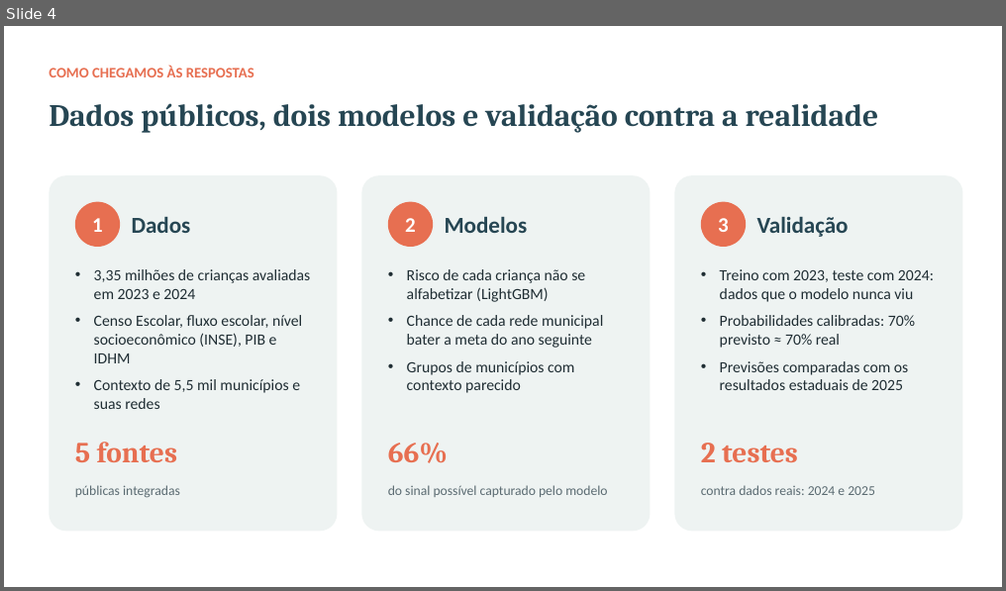
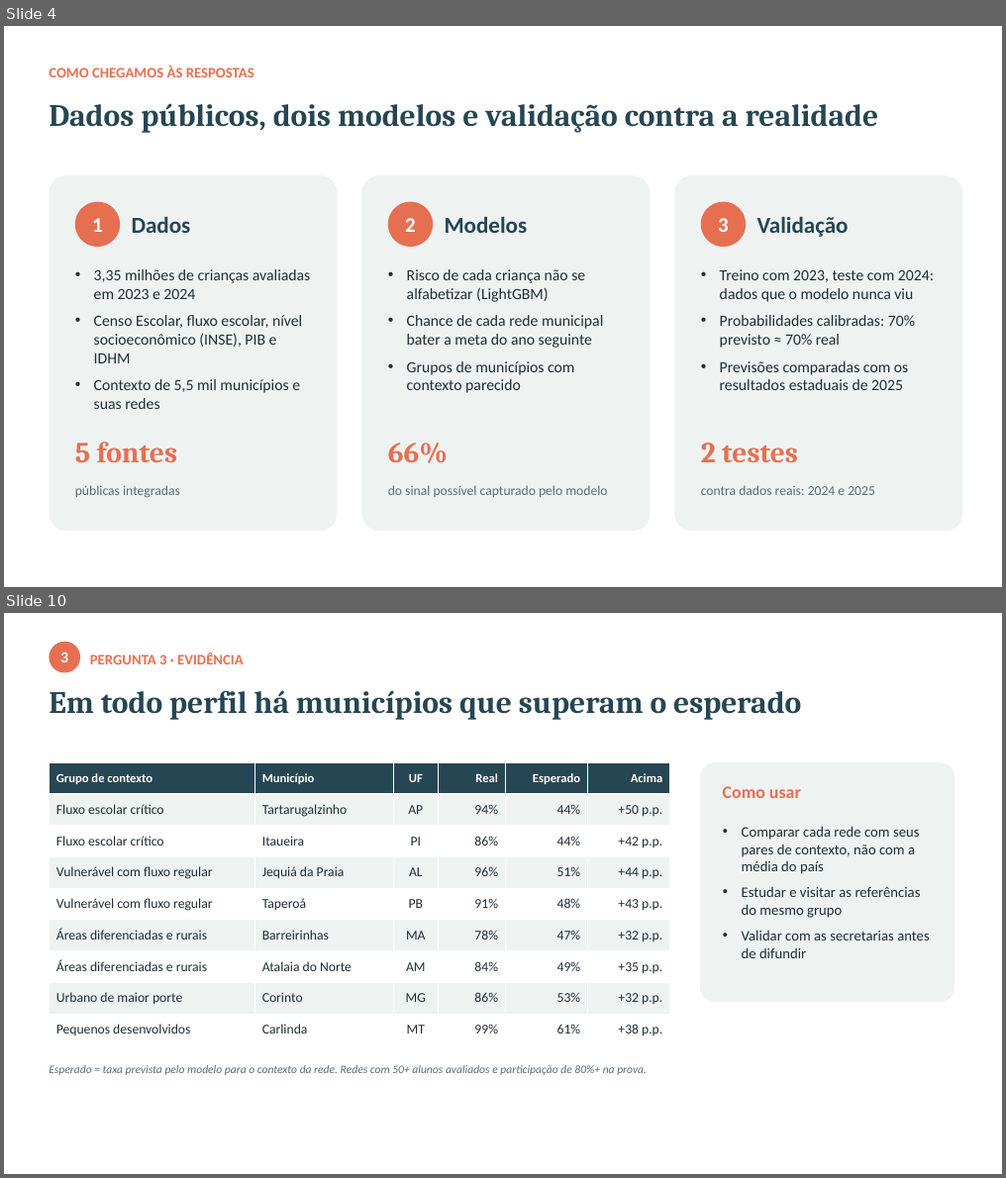
Before and after one commit to eliaslopesjr1-maker/tech-challenge-fase3-alfabetizacao, a slide deck: reports/apresentacao_executiva.pptx. Shown one above the other, each under a label of ours: slide 4 before the commit, slides 4 and 10 after it; the slides between them are not shown. The pictures are 1006x591 and 1006x1178 pixels, drawn with LibreOffice and Linux fonts; fonts in the diff are those of the drawing. Boxes give left, top, right and bottom in pixels: in the first picture for what was removed or moved away, otherwise in the second. Text is boxed around its words. In the diff, an @@ line names an element or a change of style, - is before the commit and + after.

Commit message:
Apresentação reorganizada por pergunta de negócio (2 slides cada)
Cada pergunta ganha um slide com a pergunta como título, a resposta direta
e o dado principal, e um slide de evidência. Novos slides: variáveis mais
influentes (SHAP x permutação), municípios-referência por grupo e as 37
redes onde gravidade e volume se encontram (58 mil crianças).

```diff
--- a/reports/apresentacao_executiva.pptx
+++ b/reports/apresentacao_executiva.pptx
@@ slide 10 added at (4,613,1002,1174), background #FFFFFF @@
@@ ellipse added at (49,642,80,672), fill #E76F51, 15 pt, text #FFFFFF, bold @@
+3
@@ text added at (90,653,244,664), 14 pt, text #E76F51, bold @@
+PERGUNTA 3 · EVIDÊNCIA
@@ text added at (49,690,801,720), 30 pt, text #264653, bold @@
+Em todo perfil há municípios que superam o esperado
@@ table added at (49,762,670,1046), 9 rows, 6 columns @@
+Grupo de contexto | Município | UF | Real | Esperado | Acima
+Fluxo escolar crítico | Tartarugalzinho | AP | 94% | 44% | +50 p.p.
+Fluxo escolar crítico | Itaueira | PI | 86% | 44% | +42 p.p.
+Vulnerável com fluxo regular | Jequiá da Praia | AL | 96% | 51% | +44 p.p.
+Vulnerável com fluxo regular | Taperoá | PB | 91% | 48% | +43 p.p.
+Áreas diferenciadas e rurais | Barreirinhas | MA | 78% | 47% | +32 p.p.
+Áreas diferenciadas e rurais | Atalaia do Norte | AM | 84% | 49% | +35 p.p.
+Urbano de maior porte | Corinto | MG | 86% | 53% | +32 p.p.
+Pequenos desenvolvidos | Carlinda | MT | 99% | 61% | +38 p.p.
@@ rounded rectangle added at (700,762,954,1002), fill #EEF3F2 @@
@@ text added at (723,786,801,798), 17 pt, text #E76F51, bold @@
+Como usar
@@ text added at (742,826,930,959), 14 pt, text #1F2D33 @@
+• Comparar cada rede com seus pares de contexto, não com a média do país
+• Estudar e visitar as referências do mesmo grupo
+• Validar com as secretarias antes de difundir
@@ text added at (49,1065,647,1075), 11 pt, text #5B6B72, italic @@
+Esperado = taxa prevista pelo modelo para o contexto da rede. Redes com 50+ alunos avaliados e participação de 80%+ na prova.
```
Also in this commit, not shown: 9 slides changed, 2 other slides added, 1 other file.
